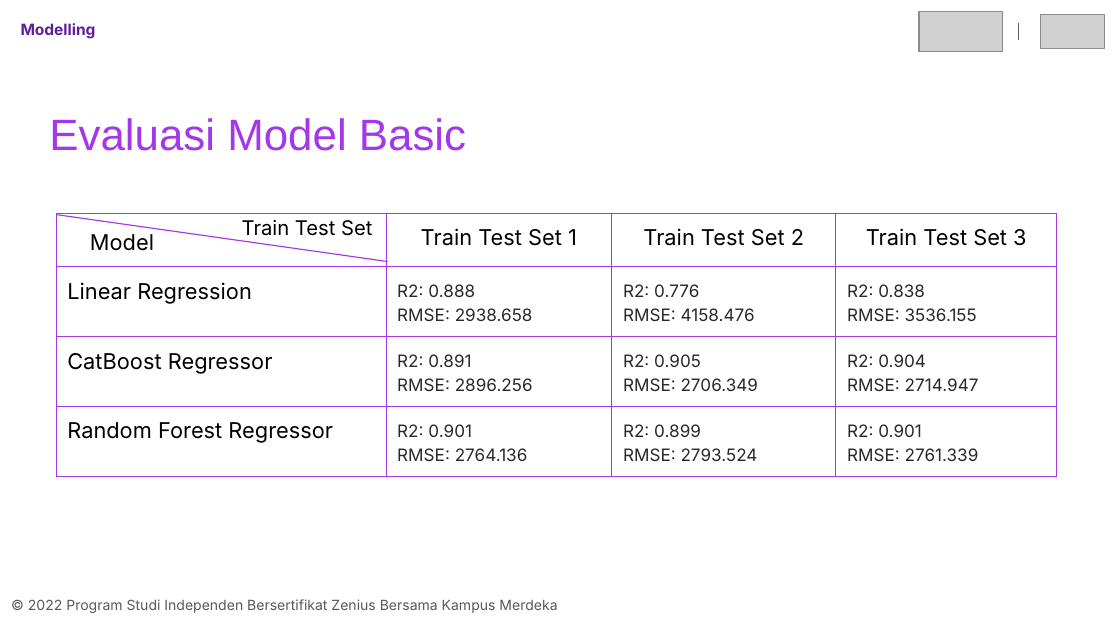
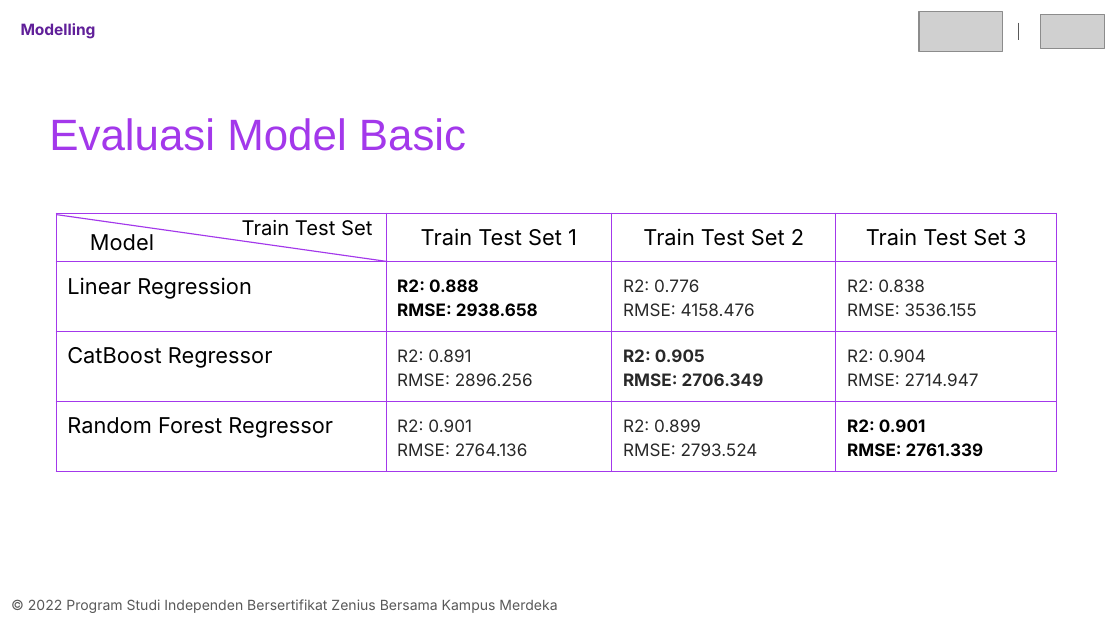
Before and after one commit to arsyfpro/Car-Price-Prediction-Machine-Learning, a slide deck: slide 41 of final_project_07_adit.pptx (slide 42 before the commit). Drawn at 1120x630 pixels with LibreOffice and Linux fonts; fonts in the diff are those of the drawing; grey boxes stand for pictures. Boxes give left, top, right and bottom in pixels: in the first picture for what was removed or moved away, otherwise in the second. Text is boxed around its words. In the diff, an @@ line names an element or a change of style, - is before the commit and + after.

```diff
--- a/final_project_07_adit.pptx
+++ b/final_project_07_adit.pptx
@@ table at bbox=[56, 213, 1057, 465] @@
@@ text colour #282828 to #000000 in "R2: 0.888", "RMSE: 2938.658", "R2: 0.901", "RMSE: 2761.339" @@
@@ bold on in "R2: 0.888", "RMSE: 2938.658", "R2: 0.905", "RMSE: 2706.349" and 2 more places @@
```
Also in this commit, not shown: 10 other slides changed, 1 slide removed, 1 other file.
